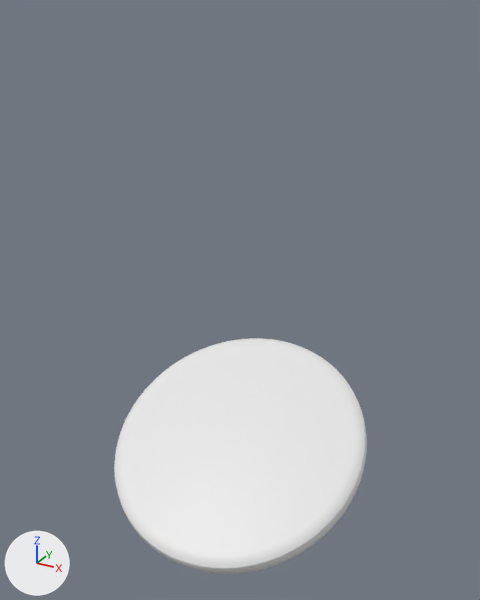
The glTF model static/Model Resources/Bowl.glb, before and after one commit.
Before and after are seen from a 50 mm camera at (7.35, -14.38, 13.17) aimed at (-0.03, -0.97, 6.46). Arrows for +X, +Y and +Z are at lower left; the lights stay in place. Where no turn or scale is listed for an object, it has been applied to the vertices.

The older version as bpy lines, for what is in view:
```python
me_circle_019 = bpy.data.meshes.new('Circle.019')
me_circle_019.from_pydata(...)  # 6465 vertices, 12926 faces; spans x -3.48..3.48, y -4.33..1.99, z -0.75..4.05
ob_high_res_bowl_outline_black = bpy.data.objects.new('High Res Bowl Outline Black', me_circle_019)
ob_high_res_bowl_outline_black.location = (0.0, 0.0, 0.0)
```
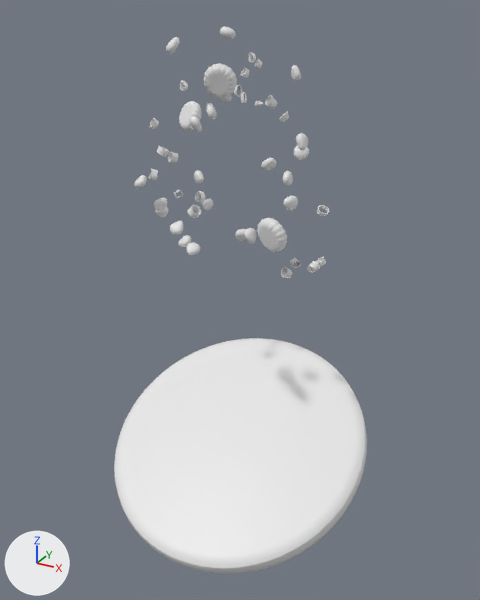
Where the change shows, as pixel boxes [x1, y1, x2, y2] in the pictures (480 x 600 px):
```json
{"object": "Corn Outline Black", "change": "added", "after": [134, 26, 309, 255]}
{"object": "Shooshi Outline Black", "change": "added", "after": [179, 64, 287, 252]}
{"object": "Chives", "change": "added", "after": [149, 52, 329, 278]}
```

Scene script edits in JSON lines:
```json
{"op": "add", "block": "me_circle_052", "code": ["me_circle_052 = bpy.data.meshes.new('Circle.052')", "me_circle_052.from_pydata(...)  # 1416 vertices, 2832 faces; spans x -4.76..0.15, y -1.64..2.28, z -1.83..3.07"]}
{"op": "add", "block": "me_circle_047", "code": ["me_circle_047 = bpy.data.meshes.new('Circle.047')", "me_circle_047.from_pydata(...)  # 2210 vertices, 3862 faces; spans x -0.32..3.29, y -1.52..0.3, z -2.56..1.31"]}
{"op": "add", "block": "me_roundcube_026", "code": ["me_roundcube_026 = bpy.data.meshes.new('Roundcube.026')", "me_roundcube_026.from_pydata(...)  # 12642 vertices, 25200 faces; spans x -1.21..2.99, y -0.73..2.21, z -0.16..4.73"]}
{"op": "add", "block": "ob_chives", "code": ["ob_chives = bpy.data.objects.new('Chives', me_circle_052)", "ob_chives.location = (2.3, -1.58, 9.22)"]}
{"op": "add", "block": "ob_shooshi_outline_black", "code": ["ob_shooshi_outline_black = bpy.data.objects.new('Shooshi Outline Black', me_circle_047)", "ob_shooshi_outline_black.location = (-1.65, -0.57, 10.8)"]}
{"op": "add", "block": "ob_corn_outline_black", "code": ["ob_corn_outline_black = bpy.data.objects.new('Corn Outline Black', me_roundcube_026)", "ob_corn_outline_black.location = (-1.02, -1.79, 8.11)"]}
```
